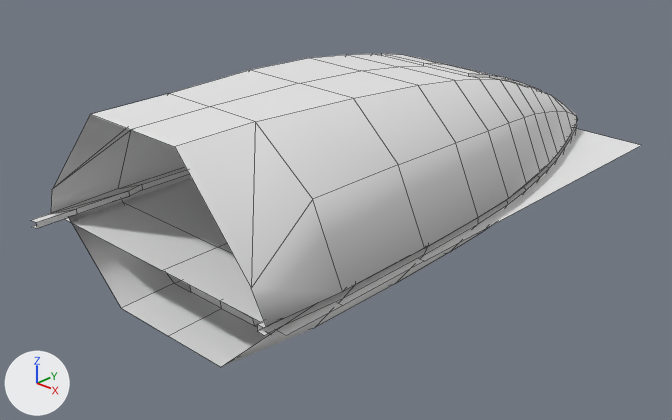
The Blender file BlenderSource/ChaffeeInterior.blend as it was, and as the next commit left it.
One viewpoint serves both versions: a camera (50 mm lens) standing at (2.89, -1.89, 2.12) and looking at (-0.04, 1.22, 0.21). The axes (+X, +Y, +Z) are drawn at lower left. The lights are the same throughout. Mesh edges are drawn as thin lines.
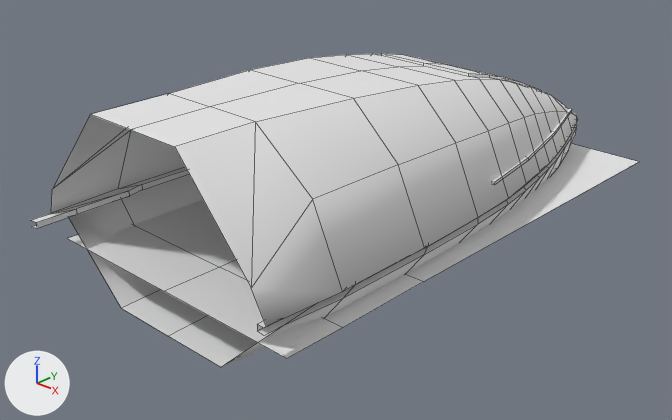
What differs and where, as boxes [x1, y1, x2, y2] in the pictures (672 x 420 px; the box of a moved part takes in the faces that stretch with it):
'Cube', reshaped: before [31, 53, 641, 367]; after [31, 53, 639, 367]
part 1 of me_cube_001, added: after [492, 109, 572, 185]
part 2 of me_cube_001, moved or reshaped: before [65, 129, 641, 336]; after [67, 144, 639, 358]

Diff of the bpy script that builds the scene:
```diff
--- a/BlenderSource/ChaffeeInterior.blend.py
+++ b/BlenderSource/ChaffeeInterior.blend.py
@@ me_cube_001 @@
 # used by ob_cube; location = (0.0, 0.0, 0.0)
 # verts and faces of me_cube_001; kept vertices keep their numbers, new ones are numbered from 337
 # before: 209 (-0.74, 0.94, 0.31), 210 (0.74, 0.94, 0.31) at pixel (424, 261), 211 (0.74, 0.42, 0.31) at pixel (342, 305), 230 (-0.74, 0.42, 0.31), 307 (0.0, 0.94, 0.31)
 # before: 308 (0.0, 0.42, 0.31) at pixel (218, 247), 309 (0.74, 0.12, 0.31) at pixel (286, 335), 310 (-0.74, 0.12, 0.31) at pixel (64, 219), 311 (0.0, 0.12, 0.31) at pixel (162, 270), 312 (-0.74, 2.9, 0.31)
 # before: 313 (0.74, 2.9, 0.31) at pixel (641, 145), 314 (0.0, 2.9, 0.31)
-me_cube_001.from_pydata(...)  # 337 vertices, 313 faces; spans x -0.75..0.75, y -0.06..2.9, z -0.01..0.95
+me_cube_001.from_pydata(...)  # 732 vertices, 650 faces; spans x -0.75..0.75, y -0.06..2.9, z -0.01..0.95
+# me_cube_001 part 1: a new loose piece of 45 vertices spanning x -0.68..0.68, y 1.52..2.75, z 0.46..0.47, in mat_chaffeetexture (its picture is missing)
+# me_cube_001 part 2
+for i in [209, 210, 211, 230, *range(307, 315)]: verts[i] += (0.0, 0.0, -0.1)
 me_cube_001.materials.append(mat_chaffeetexture)
```
